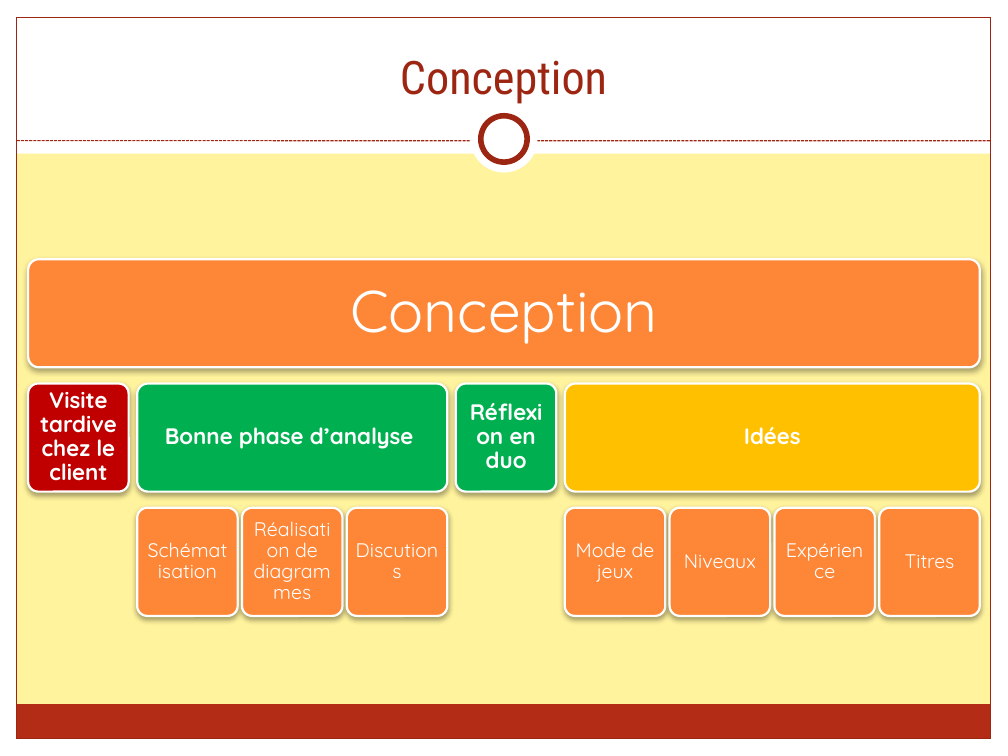
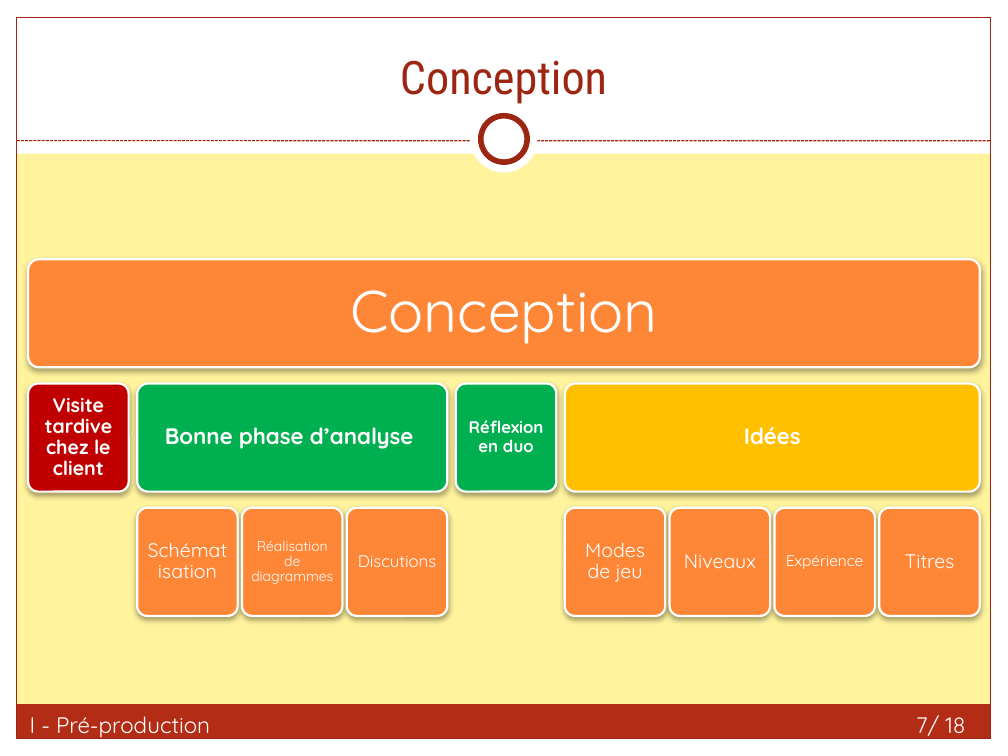
Before and after one commit to FieryWeasel/Picarete, a slide deck: slide 7 of SOURCES/RAPPORTS/Picarete - Presentation.pptx. Drawn at 1008x756 pixels with LibreOffice and Linux fonts; fonts in the diff are those of the drawing. Boxes give left, top, right and bottom in pixels: in the first picture for what was removed or moved away, otherwise in the second. Text is boxed around its words. In the diff, an @@ line names an element or a change of style, - is before the commit and + after.

```diff
--- a/SOURCES/RAPPORTS/Picarete - Presentation.pptx
+++ b/SOURCES/RAPPORTS/Picarete - Presentation.pptx
@@ text "Visite tardive chez le client" at (45,398,113,476): size 16 to 14 pt @@
@@ text "Réflexion en duo" at (469,420,544,452): size 16 to 12 pt; less space between paragraphs @@
@@ text "Réalisation de diagrammes" at (251,541,333,584): size 14 to 10 pt; less space between paragraphs @@
@@ text "Discutions" at (358,555,436,567): size 14 to 12 pt @@
@@ text "Expérience" at (786,555,863,569): size 14 to 11 pt; less space between paragraphs @@
@@ text at (585,542,645,582): text changed @@
-Mode de jeux
+Modes de jeu
@@ text added at (30,716,210,738), 16 pt, text #FFFFFF @@
+I - Pré-production
@@ page number added at (916,715,965,736), 16 pt, text #FFFFFF @@
+7/ 18
```
Also in this commit, not shown: 17 other slides changed, 49 other files.
